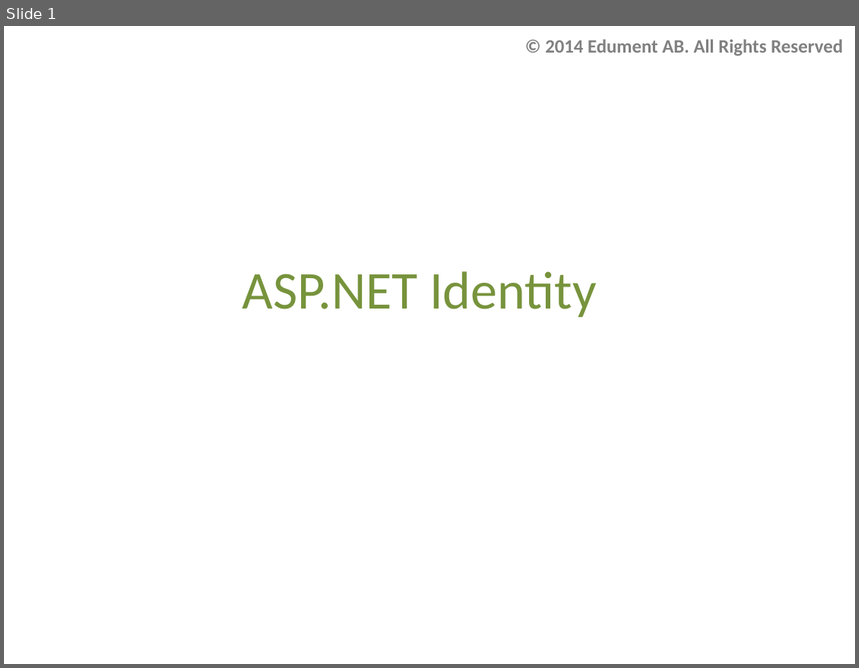
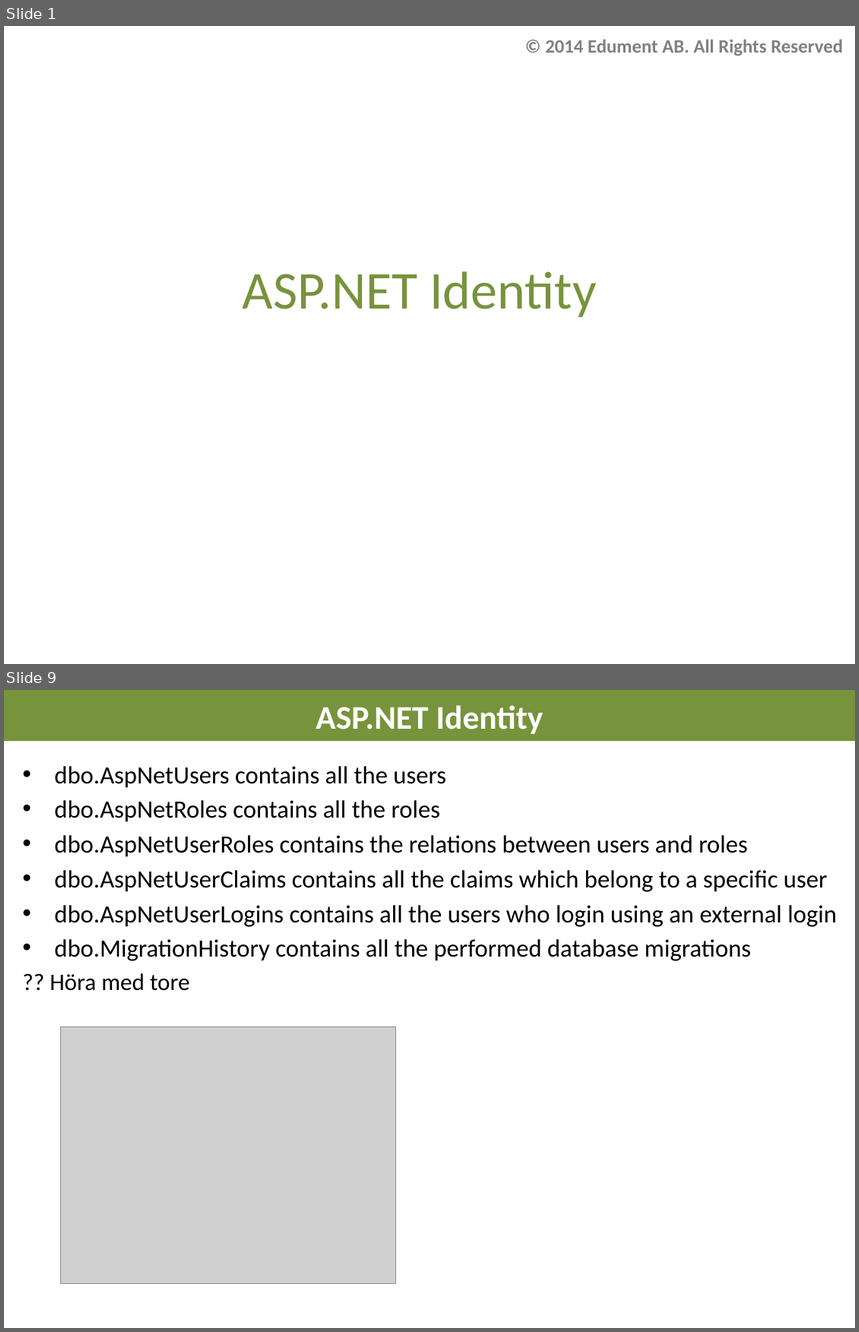
Before and after one commit to AndreasElffors/IdentityTemplate, a slide deck: Documents/Identity-Exercise.pptx. Shown one above the other, each under a label of ours: slide 1 before the commit, slides 1 and 9 after it; the slides between them are not shown. The pictures are 859x668 and 859x1332 pixels, drawn with LibreOffice and Linux fonts; fonts in the diff are those of the drawing; grey boxes stand for pictures; background and template pictures are left out. Boxes give left, top, right and bottom in pixels: in the first picture for what was removed or moved away, otherwise in the second. Text is boxed around its words. In the diff, an @@ line names an element or a change of style, - is before the commit and + after.

Commit message:
Identity-Exercise1

```diff
--- a/Documents/Identity-Exercise.pptx
+++ b/Documents/Identity-Exercise.pptx
@@ slide 9 added at (4,690,855,1328), background #FFFFFF @@
@@ title added at (4,690,855,741), fill #77933C, 28 pt, text #FFFFFF, bold @@
+ASP.NET Identity
@@ text added at (50,766,837,991), 21 pt, text #000000 @@
+• dbo.AspNetUsers contains all the users
+• dbo.AspNetRoles contains all the roles
+• dbo.AspNetUserRoles contains the relations between users and roles
+• dbo.AspNetUserClaims contains all the claims which belong to a specific user
+• dbo.AspNetUserLogins contains all the users who login using an external login
+• dbo.MigrationHistory contains all the performed database migrations
+?? Höra med tore
@@ picture added at (61,1027,396,1284) @@
```
Also in this commit, not shown: 1 slide changed, 13 other slides added.
